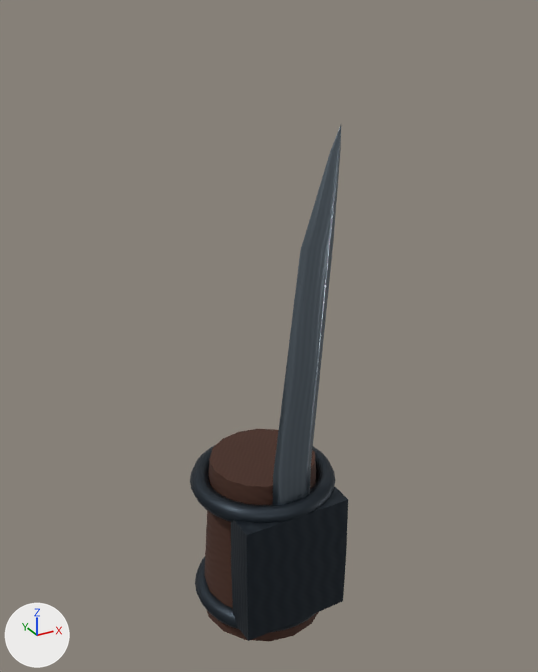
Two versions of the glTF model public/assets/weapons/integrated/servo-blade.lod1.glb, one commit apart.
The view is the same before and after, from a camera (50 mm lens) standing at (-0.368, -0.686, 0.721) and looking at (0.008, -0.002, 0.379). Lighting does not change. The marker at lower left points along +X, +Y and +Z. The first picture is the older version. Where no turn or scale is listed for an object, it has been applied to the vertices. Vertices at exactly the same position are counted once.

Objects in the first picture: 'blade', 'iron.1', 'iron.2', 'iron.3', 'leather.0'.
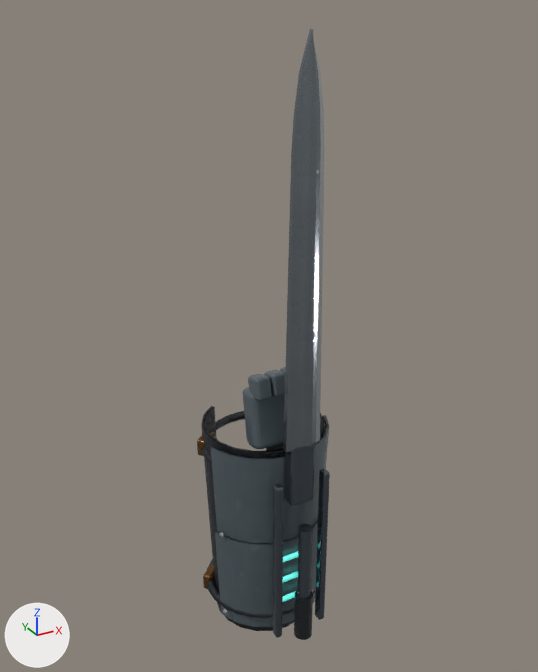
Pixel boxes (x1, y1, x2, y2) of what changed, in the pictures (538 x 672 px):
'ceramic / ceramic composite panel', added: after (211, 367, 329, 627)
'iron.3', deleted: before (231, 486, 348, 641)
'steel / forged blade steel', added: after (283, 29, 321, 452)
'blade', deleted: before (273, 126, 341, 505)
'leather.0', reshaped, moved (7% wider, 10% taller): before (204, 429, 319, 641); after (201, 406, 324, 640)
'alloy / machined anodized alloy', added: after (273, 442, 330, 638)
'iron.2', deleted: before (190, 445, 335, 523)
'edge / honed bright bevel', added: after (220, 38, 325, 614)
'iron.1', deleted: before (195, 557, 316, 632)
'bronze / cast bronze with patina', added: after (197, 431, 214, 589)
'energy / emissive field channel', added (mostly hidden): after (282, 551, 298, 602)

What changed in the scene script:
```text
Add mat_polymer___stippled_polymer:
    mat_polymer___stippled_polymer = bpy.data.materials.new('polymer / stippled polymer')
    # colours: black #1d2227
    # uses the picture img_polymer_albedo_variation
    # uses the picture img_polymer_micro_normal
    # uses the picture img_polymer_roughness
Add mat_steel___forged_blade_steel:
    mat_steel___forged_blade_steel = bpy.data.materials.new('steel / forged blade steel')
    # colours: grey #9ea7ae
    # uses the picture img_steel_albedo_variation
    # uses the picture img_steel_micro_normal
    # uses the picture img_steel_roughness
Add mat_alloy___machined_anodized_alloy:
    mat_alloy___machined_anodized_alloy = bpy.data.materials.new('alloy / machined anodized alloy')
    # colours: grey #737d87
    # uses the picture img_alloy_albedo_variation
    # uses the picture img_alloy_micro_normal
    # uses the picture img_alloy_roughness
Add mat_bronze___cast_bronze_with_patina:
    mat_bronze___cast_bronze_with_patina = bpy.data.materials.new('bronze / cast bronze with patina')
    # colours: brown #9a7041
    # uses the picture img_bronze_albedo_variation
    # uses the picture img_bronze_micro_normal
    # uses the picture img_bronze_roughness
Add mat_edge___honed_bright_bevel:
    mat_edge___honed_bright_bevel = bpy.data.materials.new('edge / honed bright bevel')
    # colours: white #dfe3e5
    # uses the picture img_edge_albedo_variation
    # uses the picture img_edge_micro_normal
    # uses the picture img_edge_roughness
Add mat_ceramic___ceramic_composite_panel:
    mat_ceramic___ceramic_composite_panel = bpy.data.materials.new('ceramic / ceramic composite panel')
    # colours: greyish blue #5f6c73
    # uses the picture img_paint_albedo_variation
    # uses the picture img_paint_micro_normal
    # uses the picture img_paint_roughness
Change me_leather_0:
    remove me_leather_0.from_pydata(...)  # 36 vertices, 64 faces; spans x -0.08..0.08, y -0.08..0.08, z -0.11..0.11
    remove me_leather_0.materials.append(mat_leather)
    add me_leather_0.from_pydata(...)  # 302 vertices, 592 faces; spans x -0.075..0.076, y -0.113..0.076, z 0.0..0.27
    me_leather_0 part 1: 36 vertices removed from x -0.08..0.08, y -0.08..0.08, z -0.11..0.11; 302 vertices added at x -0.075..0.076, y -0.113..0.076, z 0.0..0.27
    add me_leather_0.materials.append(mat_polymer___stippled_polymer)
Change ob_leather_0:
    ob_leather_0.location: (0.0, 0.0, 0.11) -> (0.0, 0.0, 0.0)
Remove ob_iron_1:
    ob_iron_1 = bpy.data.objects.new('iron.1', me_iron_1)
Remove ob_iron_2:
    ob_iron_2 = bpy.data.objects.new('iron.2', me_iron_2)
Remove ob_iron_3:
    ob_iron_3 = bpy.data.objects.new('iron.3', me_iron_3)
Remove ob_blade:
    ob_blade = bpy.data.objects.new('blade', me_blade)
Add ob_steel___forged_blade_steel:
    ob_steel___forged_blade_steel = bpy.data.objects.new('steel / forged blade steel', me_mesh_6)  # 106 vertices, 177 faces; spans x -0.022..0.022, y -0.096..-0.088, z 0.285..0.705
    ob_steel___forged_blade_steel.location = (0.0, 0.0, 0.0)
Add ob_alloy___machined_anodized_alloy:
    ob_alloy___machined_anodized_alloy = bpy.data.objects.new('alloy / machined anodized alloy', me_mesh_5)  # 202 vertices, 388 faces; spans x -0.034..0.034, y -0.11..-0.076, z 0.027..0.29
    ob_alloy___machined_anodized_alloy.location = (0.0, 0.0, 0.0)
Add ob_energy___emissive_field_channel:
    ob_energy___emissive_field_channel = bpy.data.objects.new('energy / emissive field channel', me_mesh_4)  # 168 vertices, 324 faces; spans x -0.02..0.02, y -0.084..-0.078, z 0.065..0.13; in mat_energy___emissive_field_channel (cyan #8ce8de, glowing cyan #2fa59a)
    ob_energy___emissive_field_channel.location = (0.0, 0.0, 0.0)
Add ob_bronze___cast_bronze_with_patina:
    ob_bronze___cast_bronze_with_patina = bpy.data.objects.new('bronze / cast bronze with patina', me_mesh_3)  # 112 vertices, 216 faces; spans x -0.075..-0.049, y 0.018..0.042, z 0.024..0.251
    ob_bronze___cast_bronze_with_patina.location = (0.0, 0.0, 0.0)
Add ob_edge___honed_bright_bevel:
    ob_edge___honed_bright_bevel = bpy.data.objects.new('edge / honed bright bevel', me_mesh_2)  # 119 vertices, 192 faces; spans x -0.076..0.076, y -0.093..-0.033, z 0.03..0.705
    ob_edge___honed_bright_bevel.location = (0.0, 0.0, 0.0)
Add ob_ceramic___ceramic_composite_panel:
    ob_ceramic___ceramic_composite_panel = bpy.data.objects.new('ceramic / ceramic composite panel', me_mesh_1)  # 352 vertices, 668 faces; spans x -0.077..0.077, y -0.08..-0.017, z 0.016..0.36
    ob_ceramic___ceramic_composite_panel.location = (0.0, 0.0, 0.0)
```
